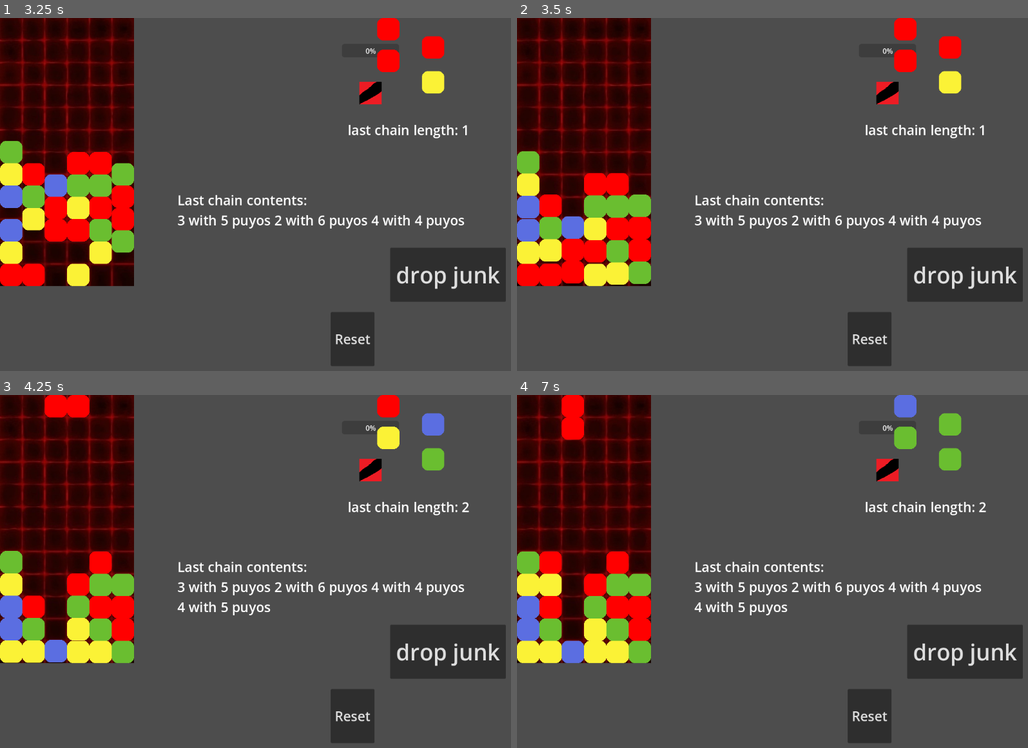
Above: before the commit, frames 1-4 (two rows, left to right).
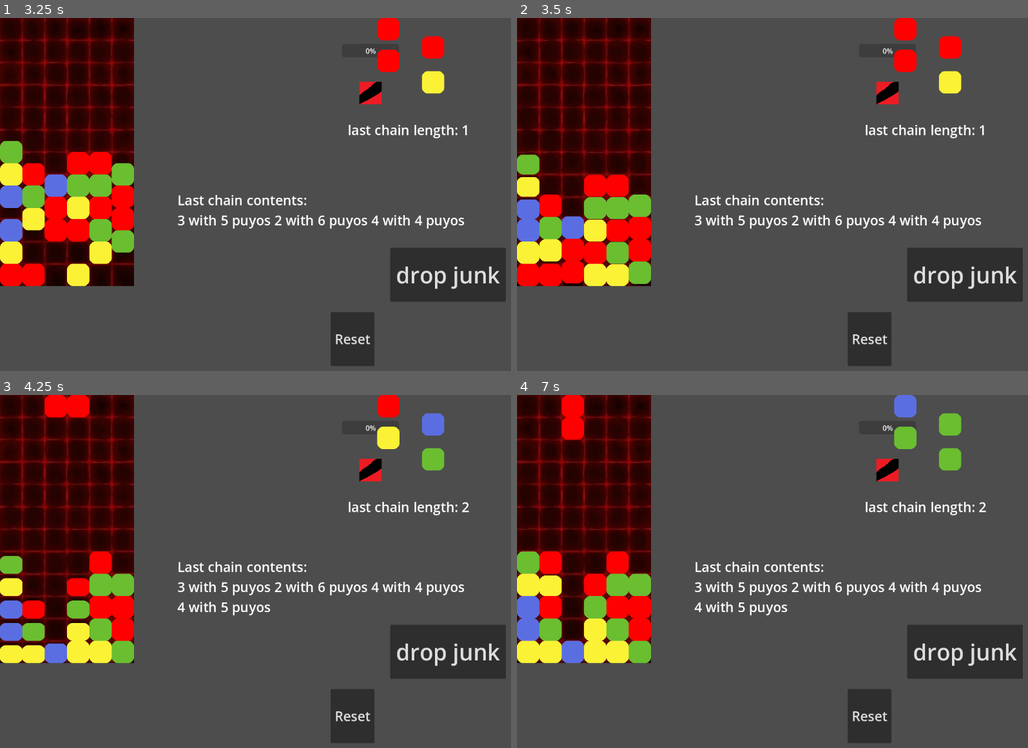
Above: after the commit, the same moments.

Repository: MarGamaDev/PuyoPuyoLike
Game: Godot game, scene res://Scenes/combat.tscn
The game is run twice, just before and just after one commit, with the same random seed, the same clock (stepped at 60 frames per second) and the same inputs. This scene is started directly instead of the project's main scene. The engine's default icon, where the game draws it, is replaced by a stand-in: a white triangle on a blue panel in a dark square.
Inputs:
- Up to frame 1 (3.25 s): click "start" at 0.5 s; click "drop junk" at 1.25 s; click "Reset" at 2 s; click "start" at 2.75 s
- Up to frame 2 (3.5 s): no input
- Up to frame 3 (4.25 s): hold D (puyo_right) from 3.53 s (still down); tap 1 (TESTING_player_spawn) at 3.6 s
- Up to frame 4 (7 s): tap J (puyo_rotate) at 4.35, 5.85 s; release D (puyo_right) at 5.03 s; hold A (puyo_left) 5.03-6.53 s; tap 1 (TESTING_player_spawn) at 5.1, 6.6 s; tap Enter at 5.75 s; tap Space at 6.5 s; hold S (puyo_down) from 6.53 s (still down)

Frame 1 is identical in both runs. In frame 2, 0.6% of the frame differs, in the area x 0-22%, y 37-77%; in frame 3, 0.9%, in the area x 0-18%, y 44-77%; in frame 4, less than 0.1%.

Commit message:
added squish animations

Diff:
--- a/Scenes/puyo.tscn
+++ b/Scenes/puyo.tscn
@@ -34,9 +34,77 @@
 "speed": 5.0
 }]
 
+[sub_resource type="Animation" id="Animation_ua2oy"]
+resource_name = "Drop"
+length = 0.3
+tracks/0/type = "value"
+tracks/0/imported = false
+tracks/0/enabled = true
+tracks/0/path = NodePath("Pivot:scale")
+tracks/0/interp = 1
+tracks/0/loop_wrap = true
+tracks/0/keys = {
+"times": PackedFloat32Array(0, 0.15, 0.3),
+"transitions": PackedFloat32Array(1, 1, 1),
+"update": 0,
+"values": [Vector2(1, 1), Vector2(1, 0.8), Vector2(1, 1)]
+}
+tracks/1/type = "value"
+tracks/1/imported = false
+tracks/1/enabled = true
+tracks/1/path = NodePath("Pivot:position")
+tracks/1/interp = 1
+tracks/1/loop_wrap = true
+tracks/1/keys = {
+"times": PackedFloat32Array(0, 0.15, 0.3),
+"transitions": PackedFloat32Array(1, 1, 1),
+"update": 0,
+"values": [Vector2(0, 0), Vector2(0, 0), Vector2(0, 0)]
+}
+
+[sub_resource type="Animation" id="Animation_2smv1"]
+length = 0.001
+tracks/0/type = "value"
+tracks/0/imported = false
+tracks/0/enabled = true
+tracks/0/path = NodePath("Pivot:scale")
+tracks/0/interp = 1
+tracks/0/loop_wrap = true
+tracks/0/keys = {
+"times": PackedFloat32Array(0),
+"transitions": PackedFloat32Array(1),
+"update": 0,
+"values": [Vector2(1, 1)]
+}
+tracks/1/type = "value"
+tracks/1/imported = false
+tracks/1/enabled = true
+tracks/1/path = NodePath("Pivot:position")
+tracks/1/interp = 1
+tracks/1/loop_wrap = true
+tracks/1/keys = {
+"times": PackedFloat32Array(0),
+"transitions": PackedFloat32Array(1),
+"update": 0,
+"values": [Vector2(0, 0)]
+}
+
+[sub_resource type="AnimationLibrary" id="AnimationLibrary_2smv1"]
+_data = {
+&"Drop": SubResource("Animation_ua2oy"),
+&"RESET": SubResource("Animation_2smv1")
+}
+
 [node name="Puyo" type="Node2D"]
 script = ExtResource("1_jkgo8")
 
-[node name="AnimatedSprite2D" type="AnimatedSprite2D" parent="."]
+[node name="Pivot" type="Node2D" parent="."]
+
+[node name="AnimatedSprite2D" type="AnimatedSprite2D" parent="Pivot"]
 sprite_frames = SubResource("SpriteFrames_x7fry")
 centered = false
+
+[node name="DropAnimation" type="AnimationPlayer" parent="."]
+libraries = {
+&"": SubResource("AnimationLibrary_2smv1")
+}
--- a/scripts/grid_manager.gd
+++ b/scripts/grid_manager.gd
@@ -436,6 +436,7 @@
 #connected to the timer via signal
 func player_down_tick():
 	var next_moves : Array[Vector2i] = []
+	var to_play_drop_anims : Array[Puyo] = []
 	for player_position in player_grid_positions:
 		next_moves.append(Vector2i(player_position.x, player_position.y + 1))
 	if check_next_move(next_moves):
@@ -452,12 +453,16 @@
 			new_puyo.set_type(new_puyo_base.get_type())
 			node_to_fill.add_child(new_puyo)
 			node_to_fill.set_puyo(new_puyo)
+			if !(check_next_move([next_moves[i]])):
+				to_play_drop_anims.append(node_to_fill.puyo)
 			player_puyos[i].queue_free()
 		player_puyos.clear()
 		player_fall_flag = false
 		grid_state_check()
 		print("enemy tick")
 		turn_tick.emit()
+		for i in to_play_drop_anims:
+			i.play_drop_animation()
 
 func player_rotate():
 	var rotation_check : int = (player_rotation + 1) % 4
--- a/scripts/grid_node.gd
+++ b/scripts/grid_node.gd
@@ -19,6 +19,8 @@
 var is_checked : bool = false
 #if the node is part of the off-field grid, true if it is out of the play field
 var is_out_of_play : bool = false
+
+
 
 var grid_index : Vector2i
 
--- a/scripts/puyo.gd
+++ b/scripts/puyo.gd
@@ -24,16 +24,22 @@
 var move_flag : bool = false
 
 func _ready():
+	var anim_point = (0.2 * sprite_size)
+	var anim = $DropAnimation.get_animation("Drop")
+	var anim_track = anim.find_track("Pivot:position",Animation.TYPE_VALUE)
+	anim.track_set_key_value(anim_track, 1, Vector2(0,anim_point))
 	##FOR TESTING
 	#create_puyo(4, false)
 	pass
 
 func _physics_process(delta: float) -> void:
-	if position_goal != position and move_flag:
-		position = position.lerp(position_goal, delta * move_speed)
-	elif position_goal == position and move_flag == true:
+	if position_goal.y <= position.y + 5 and move_flag == true:
+		play_drop_animation()
+		position = position_goal
 		reached_bottom.emit()
 		move_flag = false
+	elif position_goal != position and move_flag:
+		position = position.lerp(position_goal, delta * move_speed)
 
 #simple initializer for a new puyo
 func create_puyo(type: PUYO_TYPE, new_junk: bool):
@@ -43,7 +49,7 @@
 
 #sets the puyo's type
 func set_type(type: PUYO_TYPE):
-	$AnimatedSprite2D.frame = type
+	$Pivot/AnimatedSprite2D.frame = type
 	puyo_type = type
 
 #getter for puyo_type
@@ -52,7 +58,7 @@
 
 func set_pos(pos):
 	position = pos
-	$AnimatedSprite2D.position = Vector2.ZERO
+	$Pivot/AnimatedSprite2D.position = Vector2.ZERO
 
 #changes puyo to be junk (for later usage):
 #we can create a fucntion specifically for setting junk to a specific TYPE if needed later
@@ -93,6 +99,10 @@
 	return scale
 
 
+func play_drop_animation():
+	print("test")
+	$DropAnimation.play("Drop")
+	pass
 
 func pop():
 	#print("pop!")
Not shown: 1 places in Scenes/puyo.tscn that only renumber resources
